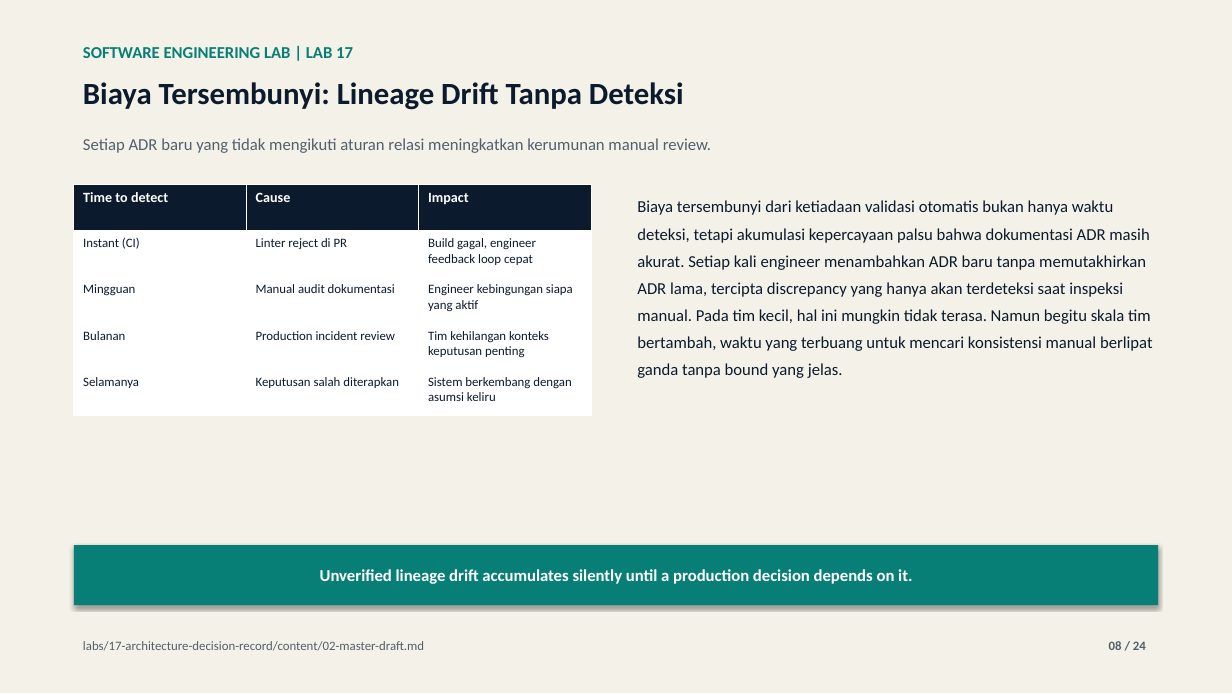
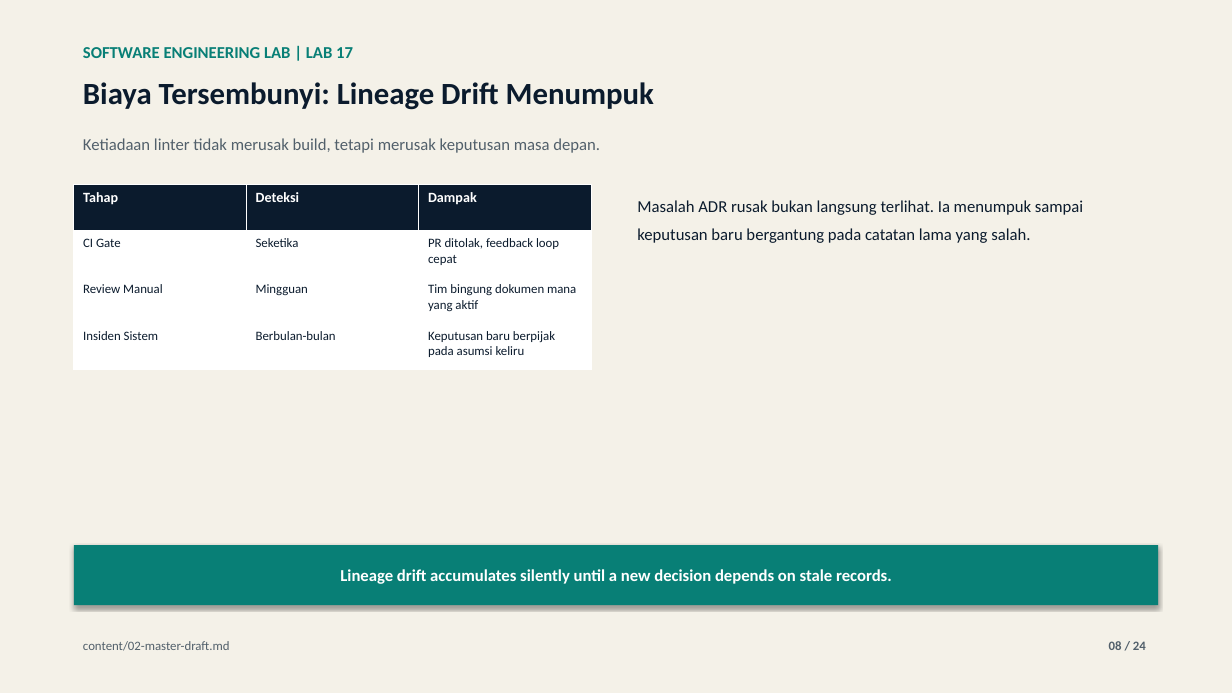
Before and after one commit to lukman-ss/software-engineering-lab, a slide deck: slide 8 of labs/17-architecture-decision-record/result/linkedin/lab-17-architecture-decision-record-carousel.pptx. Drawn at 1232x693 pixels with LibreOffice and Linux fonts; fonts in the diff are those of the drawing. Boxes give left, top, right and bottom in pixels: in the first picture for what was removed or moved away, otherwise in the second. Text is boxed around its words. In the diff, an @@ line names an element or a change of style, - is before the commit and + after.

```diff
--- a/labs/17-architecture-decision-record/result/linkedin/lab-17-architecture-decision-record-carousel.pptx
+++ b/labs/17-architecture-decision-record/result/linkedin/lab-17-architecture-decision-record-carousel.pptx
@@ text at <box>83,82,654,110</box>: text changed @@
-Biaya Tersembunyi: Lineage Drift Tanpa Deteksi
+Biaya Tersembunyi: Lineage Drift Menumpuk
@@ text at <box>83,138,600,153</box>: text changed @@
-Setiap ADR baru yang tidak mengikuti aturan relasi meningkatkan kerumunan manual review.
+Ketiadaan linter tidak merusak build, tetapi merusak keputusan masa depan.
@@ table at <box>74,185,592,370</box> @@
-row 1: Time to detect | Cause | Impact
-row 2: Instant (CI) | Linter reject di PR | Build gagal, engineer feedback loop cepat
-row 3: Mingguan | Manual audit dokumentasi | Engineer kebingungan siapa yang aktif
-row 4: Bulanan | Production incident review | Tim kehilangan konteks keputusan penting
-row 5: Selamanya | Keputusan salah diterapkan | Sistem berkembang dengan asumsi keliru
+row 1: Tahap | Deteksi | Dampak
+row 2: CI Gate | Seketika | PR ditolak, feedback loop cepat
+row 3: Review Manual | Mingguan | Tim bingung dokumen mana yang aktif
+row 4: Insiden Sistem | Berbulan-bulan | Keputusan baru berpijak pada asumsi keliru
@@ text at <box>637,200,1083,243</box>: text changed @@
-Biaya tersembunyi dari ketiadaan validasi otomatis bukan hanya waktu deteksi, tetapi akumulasi kepercayaan palsu bahwa dokumentasi ADR masih akurat. Setiap kali engineer menambahkan ADR baru tanpa memutakhirkan ADR lama, tercipta discrepancy yang hanya akan terdeteksi saat inspeksi manual. Pada tim kecil, hal ini mungkin tidak terasa. Namun begitu skala tim bertambah, waktu yang terbuang untuk mencari konsistensi manual berlipat ganda tanpa bound yang jelas.
+Masalah ADR rusak bukan langsung terlihat. Ia menumpuk sampai keputusan baru bergantung pada catatan lama yang salah.
@@ text in rectangle at <box>340,569,892,584</box>: text changed @@
-Unverified lineage drift accumulates silently until a production decision depends on it.
+Lineage drift accumulates silently until a new decision depends on stale records.
@@ text at <box>83,641,230,651</box>: text changed @@
-labs/17-architecture-decision-record/content/02-master-draft.md
+content/02-master-draft.md
```
Also in this commit, not shown: 21 other slides changed, 5 other files.
